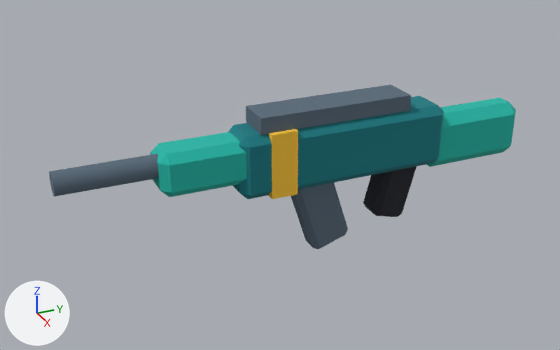
A saved change to the Blender file assets_src/armas/rajada_01.blend.
The view is the same before and after, from a camera (50 mm lens) standing at (1.179, -0.77, 0.6) and looking at (-0.027, -0.227, -0.003). Arrows for +X, +Y and +Z are at lower left; the lights stay in place. The picture after the commit comes second.

Script lines for the objects in view, before the commit:
```python
me_rajada_01 = bpy.data.meshes.new('rajada_01')
me_rajada_01.from_pydata(...)  # 152 vertices, 152 faces; spans x -0.046..0.046, y -0.64..0.28, z -0.155..0.14
me_rajada_01.polygons.foreach_set('use_smooth', [True] * 152)
me_rajada_01.materials.append(mat_m_paleta_ventania)  # picture img_paleta_ventania_png
ob_rajada_01 = bpy.data.objects.new('rajada_01', me_rajada_01)
ob_rajada_01.location = (0.0, 0.0, 0.0)
```
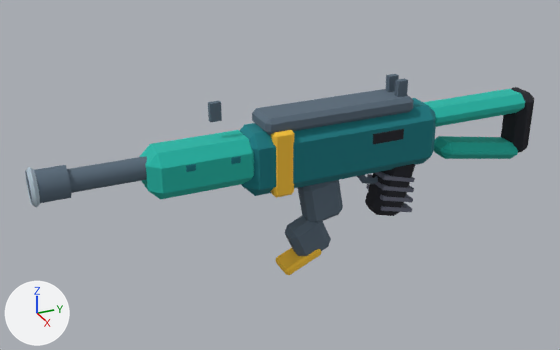
Boxes [x1, y1, x2, y2] around the edits, measured in the pictures (560 x 350 px):
'rajada_01', reshaped (9% wider, 22% taller): before [49, 85, 516, 249]; after [25, 74, 534, 275]
part 1 of me_rajada_01, added (blue): after [67, 157, 147, 193]
part 2 of me_rajada_01, added: after [385, 74, 399, 92]
part 3 of me_rajada_01, added: after [394, 78, 408, 97]
part 4 of me_rajada_01, added: after [208, 101, 222, 122]
part 5 of me_rajada_01, added (blue): after [26, 165, 71, 203]
part 6 of me_rajada_01, rebuilt (9% narrower): before [228, 96, 444, 199]; after [239, 98, 436, 196]
part 7 of me_rajada_01, rebuilt (21% narrower, 36% shorter): before [291, 183, 348, 249]; after [298, 180, 343, 222]
part 8 of me_rajada_01, rebuilt (7% narrower): before [363, 166, 417, 217]; after [365, 164, 415, 216]
part 9 of me_rajada_01, rebuilt (17% wider, 6% taller): before [150, 132, 247, 197]; after [140, 130, 254, 199]
part 10 of me_rajada_01, rebuilt (7% narrower, 66% shorter): before [426, 98, 516, 167]; after [434, 136, 518, 159]
part 11 of me_rajada_01, rebuilt (19% narrower): before [268, 129, 298, 199]; after [271, 130, 295, 198]
part 12 of me_rajada_01, rebuilt (8% shorter): before [246, 85, 411, 135]; after [252, 89, 414, 135]
part 13 of me_rajada_01, added: after [275, 87, 534, 275]
part 14 of me_rajada_01, reshaped: before [49, 154, 159, 196]; after [25, 156, 241, 207]

What the commit changed:
me_rajada_01 is used by ob_rajada_01; location (0.0, 0.0, 0.0).
me_rajada_01 had 152 vertices, 152 faces and spanned x -0.046..0.046, y -0.64..0.28, z -0.155..0.14.
me_rajada_01 now has 508 vertices, 506 faces and spans x -0.047..0.047, y -0.676..0.32, z -0.193..0.168.
me_rajada_01 part 1: a new loose piece, a 10-sided cylinder along y spanning x -0.019..0.019, y -0.64..-0.34, z 0.05..0.09, in mat_m_paleta_ventania (picture img_paleta_ventania_png).
me_rajada_01 part 2: a new loose piece, a box spanning x -0.022..-0.01, y -0.01..0.01, z 0.135..0.165, in mat_m_paleta_ventania (picture img_paleta_ventania_png).
me_rajada_01 part 3: a new loose piece, a box spanning x 0.01..0.022, y -0.01..0.01, z 0.135..0.165, in mat_m_paleta_ventania (picture img_paleta_ventania_png).
me_rajada_01 part 4: a new loose piece, a box spanning x -0.005..0.005, y -0.37..-0.35, z 0.135..0.168, in mat_m_paleta_ventania (picture img_paleta_ventania_png).
me_rajada_01 part 5: a new loose piece, an 8-sided cylinder along y spanning x -0.029..0.029, y -0.675..-0.615, z 0.041..0.099, in mat_m_paleta_ventania (picture img_paleta_ventania_png).
me_rajada_01 part 6: the loose piece of 24 vertices spanning x -0.045..0.045, y -0.33..0.09, z -0.01..0.11 is rebuilt with 24 vertices and now spans x -0.045..0.045, y -0.32..0.08, z -0.01..0.11.
me_rajada_01 part 7: the loose piece of 24 vertices spanning x -0.025..0.025, y -0.22..-0.1, z -0.155..0.015 is rebuilt with 24 vertices and now spans x -0.025..0.025, y -0.198..-0.112, z -0.099..-0.001.
me_rajada_01 part 8: the loose piece of 24 vertices spanning x -0.03..0.03, y -0.048..0.048, z -0.119..0.019 is rebuilt with 24 vertices and now spans x -0.029..0.029, y -0.047..0.047, z -0.118..0.018.
me_rajada_01 part 9: the loose piece of 24 vertices spanning x -0.04..0.04, y -0.47..-0.29, z 0.02..0.1 is rebuilt with 24 vertices and now spans x -0.042..0.042, y -0.49..-0.29, z 0.017..0.102.
me_rajada_01 part 10: the loose piece of 24 vertices spanning x -0.035..0.035, y 0.06..0.28, z -0.025..0.085 is rebuilt with 24 vertices and now spans x -0.032..0.032, y 0.101..0.299, z -0.042..0.022.
me_rajada_01 part 11: the loose piece of 8 vertices spanning x -0.046..0.046, y -0.275..-0.225, z -0.011..0.111 is rebuilt with 24 vertices and now spans x -0.047..0.047, y -0.27..-0.23, z -0.012..0.112.
me_rajada_01 part 12: the loose piece of 8 vertices spanning x -0.035..0.035, y -0.29..0.01, z 0.11..0.14 is rebuilt with 24 vertices and now spans x -0.038..0.038, y -0.28..0.02, z 0.105..0.135.
me_rajada_01 part 13: 200 vertices added at x -0.046..0.046, y -0.239..0.32, z -0.193..0.1.
me_rajada_01 part 14: 16 vertices removed from x -0.022..0.022, y -0.64..-0.32, z 0.048..0.092; 80 vertices added at x -0.043..0.043, y -0.676..-0.322, z 0.035..0.105.
